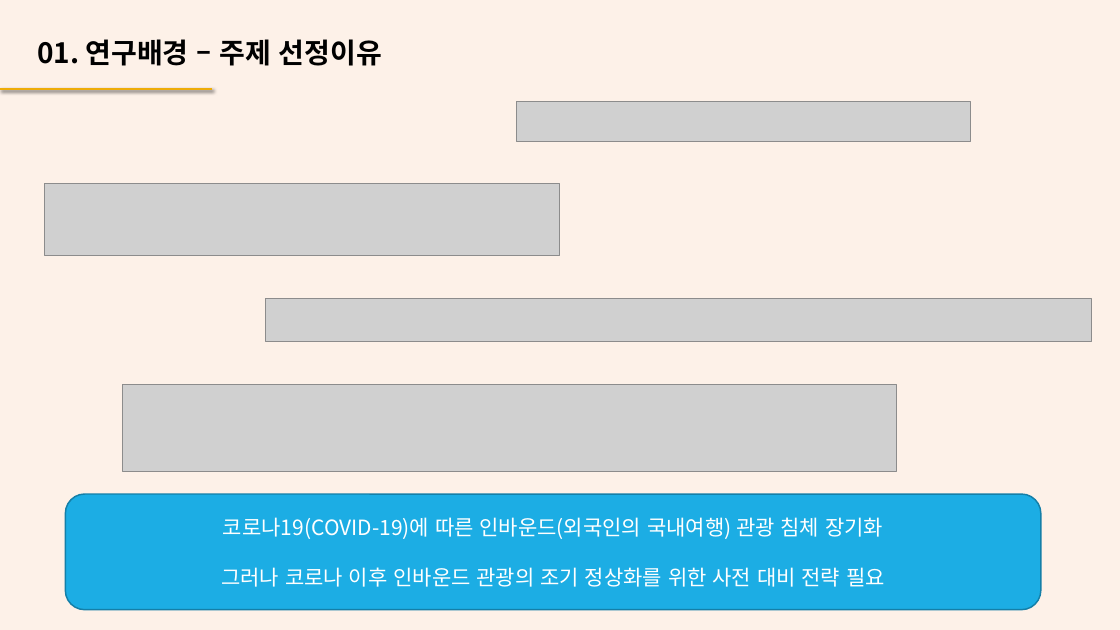
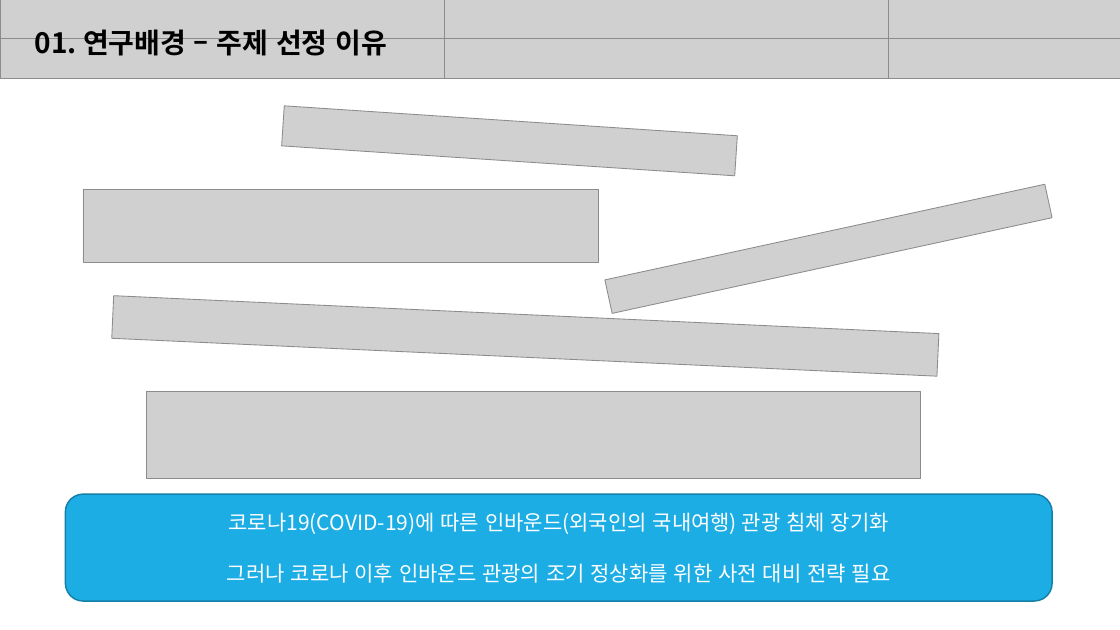
Before and after one commit to telecaster15/tourbigdata, a slide deck: slide 3 of ppt/무슬림 관광 활성화 방안.pptx (slide 4 before the commit). Drawn at 1120x630 pixels with LibreOffice and Linux fonts; fonts in the diff are those of the drawing; grey boxes stand for pictures. Boxes give left, top, right and bottom in pixels: in the first picture for what was removed or moved away, otherwise in the second. Text is boxed around its words. In the diff, an @@ line names an element or a change of style, - is before the commit and + after.

```diff
--- a/ppt/무슬림 관광 활성화 방안.pptx
+++ b/ppt/무슬림 관광 활성화 방안.pptx
@@ background #FACDAC at 27% opacity to #FFFFFF at 27% opacity @@
@@ text at bbox=[35, 29, 388, 56]: spaces changed @@
-01. 연구배경 – 주제 선정이유
+01. 연구배경 – 주제 선정 이유
@@ group added at bbox=[0, 0, 1120, 78]: 6 pictures @@
@@ line removed from (0, 89) to (213, 89) @@
@@ picture at bbox=[281, 106, 738, 176]: rotation 0 to 3 degrees @@
@@ picture: place and size @@
-picture at bbox=[45, 183, 560, 255]
+picture at bbox=[83, 189, 599, 261]
@@ picture added at bbox=[605, 184, 1052, 314] @@
@@ picture at bbox=[112, 296, 939, 377]: rotation 0 to 2 degrees @@
@@ picture: place and size @@
-picture at bbox=[123, 385, 897, 471]
+picture at bbox=[147, 392, 922, 478]
@@ rounded rectangle "코로나19(COVID-19)에 따른 인바운드(외국인의 국내여행) 관광 ...": place and size @@
-rounded rectangle "코로나19(COVID-19)에 따른 인바운드(외국인의 국내여행) 관광 ..." at bbox=[66, 494, 1041, 610]
+rounded rectangle "코로나19(COVID-19)에 따른 인바운드(외국인의 국내여행) 관광 ..." at bbox=[66, 494, 1053, 601]
```
Also in this commit, not shown: 4 other slides changed, 3 slides added, 1 slide removed.
